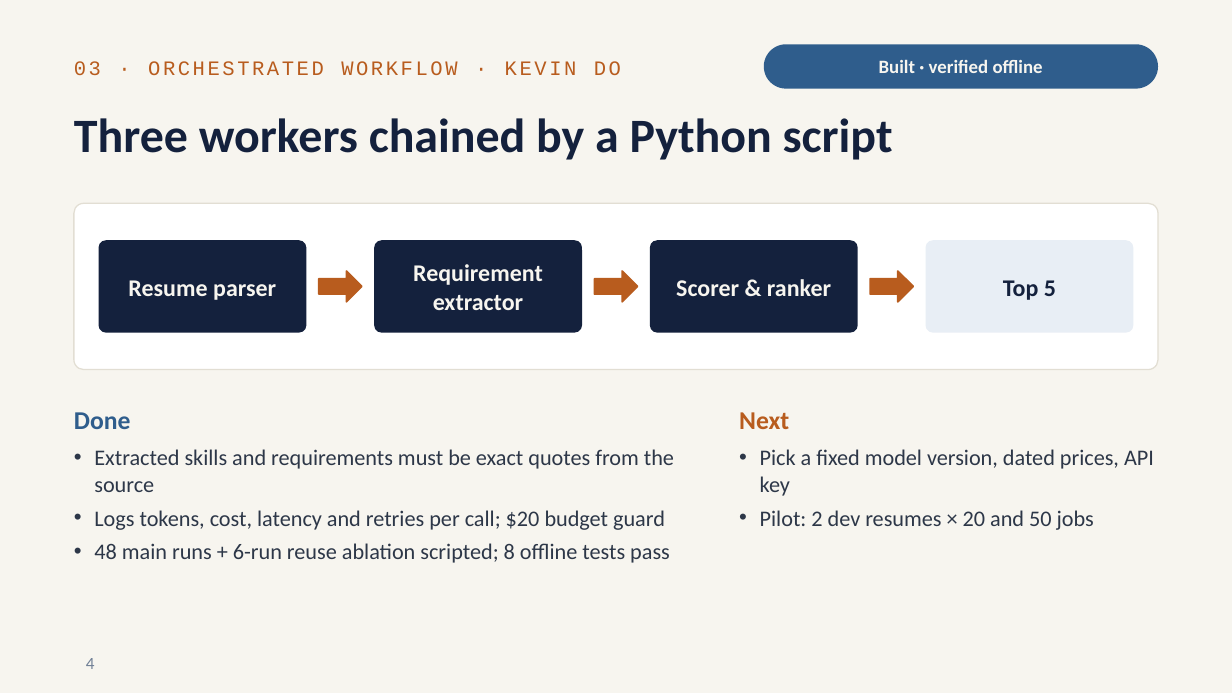
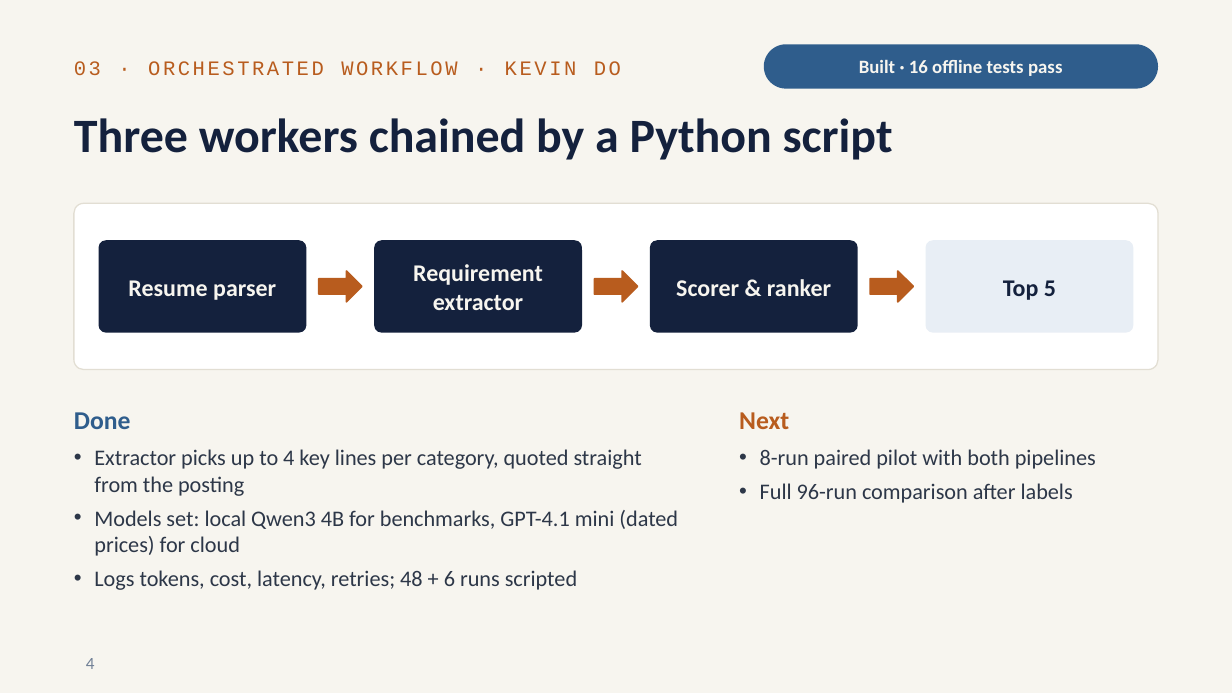
Before and after one commit to RitvikNeerattil/agentic_resume_matcher, a slide deck: slide 4 of progress_update_2026-10.pptx. Drawn at 1232x693 pixels with LibreOffice and Linux fonts; fonts in the diff are those of the drawing. Boxes give left, top, right and bottom in pixels: in the first picture for what was removed or moved away, otherwise in the second. Text is boxed around its words. In the diff, an @@ line names an element or a change of style, - is before the commit and + after.

```diff
--- a/progress_update_2026-10.pptx
+++ b/progress_update_2026-10.pptx
@@ text in rounded rectangle at [859, 60, 1062, 76]: text changed @@
-Built · verified offline
+Built · 16 offline tests pass
@@ text at [94, 449, 678, 590]: text changed @@
-• Extracted skills and requirements must be exact quotes from the source
-• Logs tokens, cost, latency and retries per call; $20 budget guard
-• 48 main runs + 6-run reuse ablation scripted; 8 offline tests pass
+• Extractor picks up to 4 key lines per category, quoted straight from the posting
+• Models set: local Qwen3 4B for benchmarks, GPT-4.1 mini (dated prices) for cloud
+• Logs tokens, cost, latency, retries; 48 + 6 runs scripted
@@ text at [760, 449, 1096, 503]: text changed @@
-• Pick a fixed model version, dated prices, API key
-• Pilot: 2 dev resumes × 20 and 50 jobs
+• 8-run paired pilot with both pipelines
+• Full 96-run comparison after labels
```
Also in this commit, not shown: 1 other slide changed.
